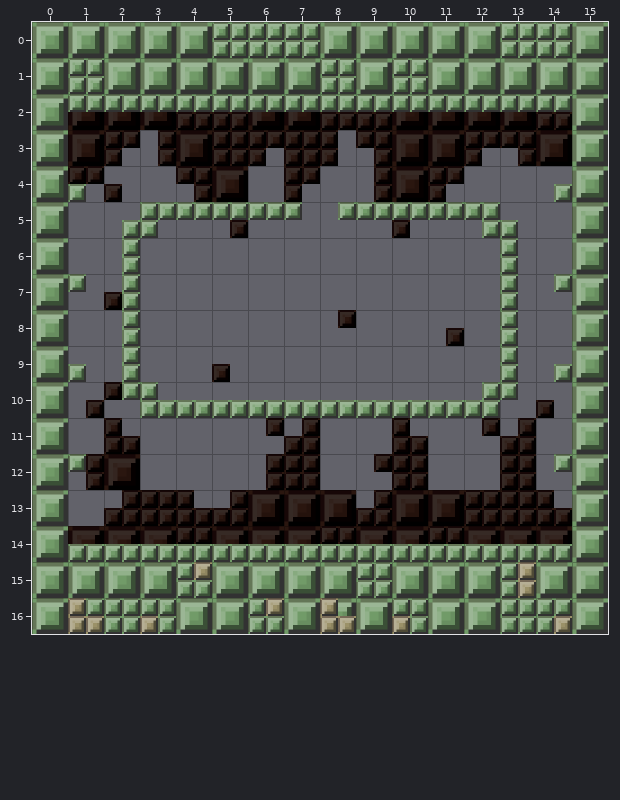
Two states of a Tiled map, Demo/assets/maps/14.tmx. That is the earlier state.
Cells are 64x64 px. Shown: x 0..15, y 0..16.
New version:
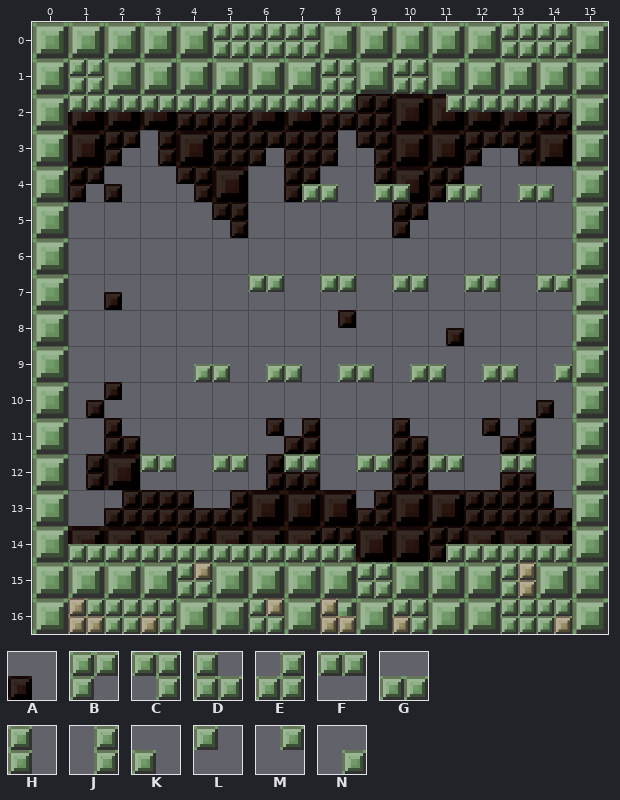
Key: from "block_background": A 36; from "large": B 44, C 45, D 46, E 47, F 52, G 53, H 54, J 55, K 60, L 61, M 62, N 63.
_ is an empty cell.
Edits made:
Layer "background":
y 9: x 5 A -> _
Layer "Blocks":
y 2: x 9..11 FFF -> __M
y 4: x 1 K -> _; x 7..14 _______N -> NKNKNKNK
y 5: x 2..13 NBFFFLMFFFCK -> ____________
y 6: x 2 J -> _; x 13 H -> _
y 7: x 1..2 LJ -> __; x 6 _ -> F; x 8 _ -> F; x 10 _ -> F; x 12..14 _HM -> F_F
y 8: x 2 J -> _; x 13 H -> _
y 9: x 1..2 KJ -> __; x 4..13 _________H -> NKNKNKNKNK
y 10: x 2..13 MDGGGGGGGGEL -> ____________
y 12: x 1 L -> _; x 3 _ -> F; x 5 _ -> F; x 7 _ -> F; x 9 _ -> F; x 11 _ -> F; x 13..14 _M -> F_
y 14: x 9..11 GGG -> __N
